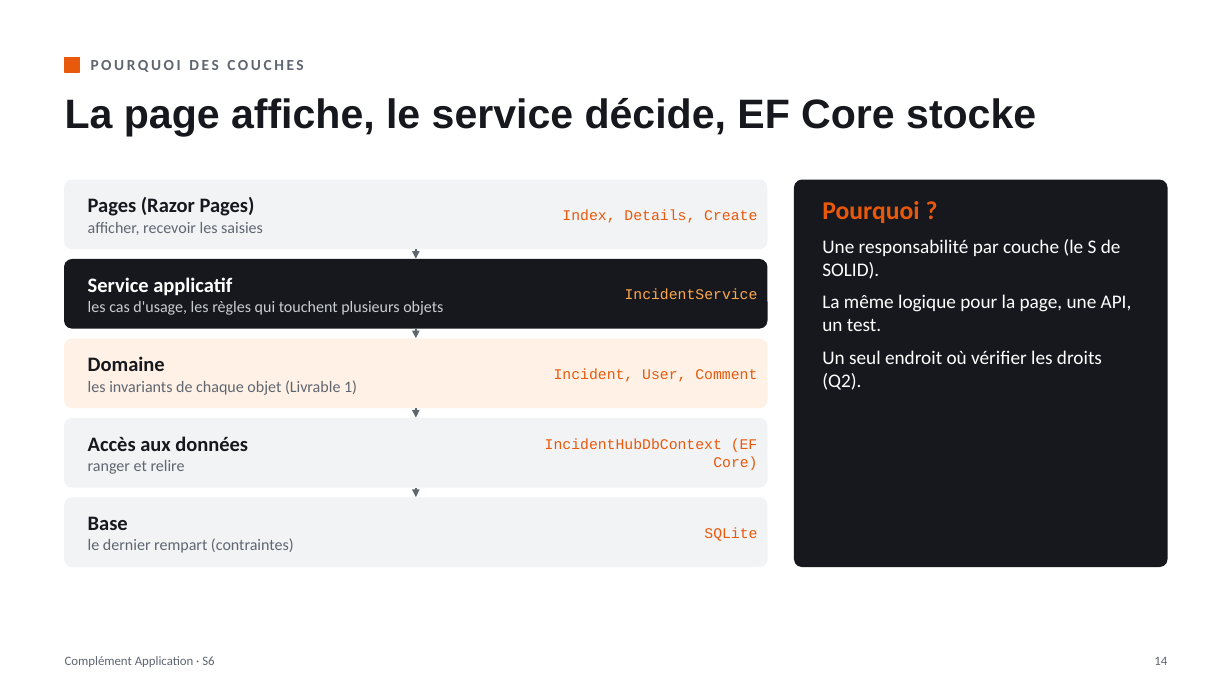
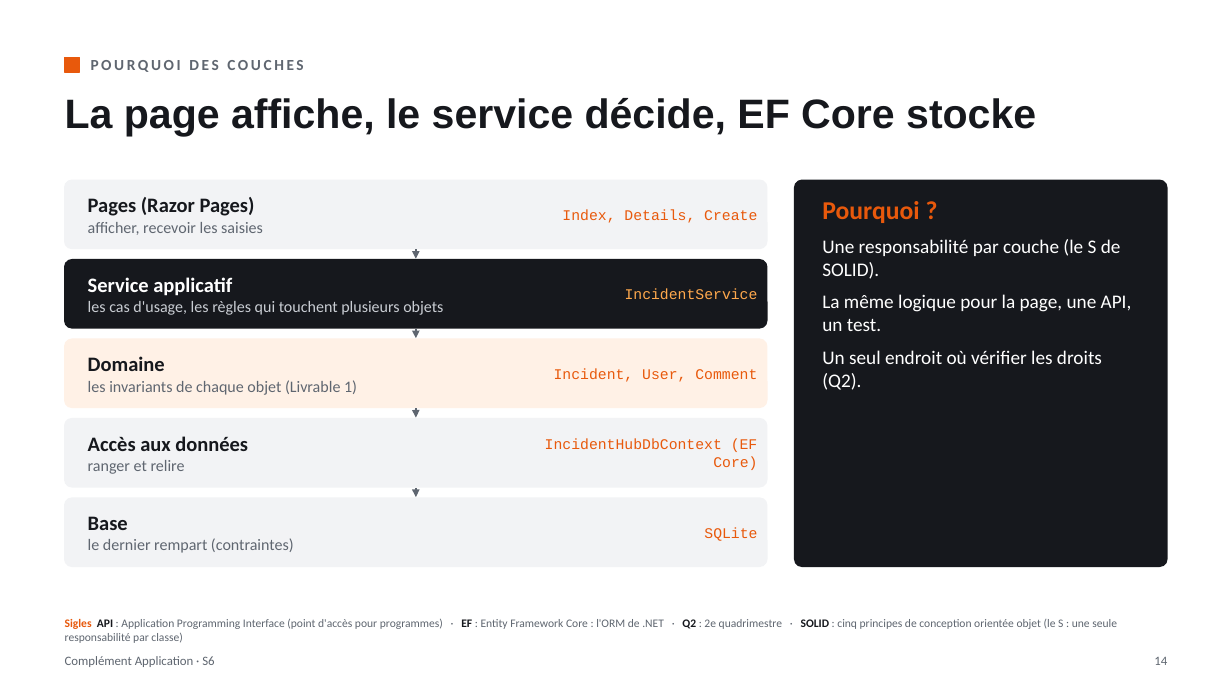
Before and after one commit to lle-condorcet/condorcet-2027, a slide deck: slide 14 of slides/LLE_CA_S06_EF_Core_en_couches.pptx. Drawn at 1232x693 pixels with LibreOffice and Linux fonts; fonts in the diff are those of the drawing. Boxes give left, top, right and bottom in pixels: in the first picture for what was removed or moved away, otherwise in the second. Text is boxed around its words. In the diff, an @@ line names an element or a change of style, - is before the commit and + after.

```diff
--- a/slides/LLE_CA_S06_EF_Core_en_couches.pptx
+++ b/slides/LLE_CA_S06_EF_Core_en_couches.pptx
@@ text added at bbox=[65, 619, 1117, 643], 9 pt, text #5F6670 @@
+Sigles API : Application Programming Interface (point d'accès pour programmes) · EF : Entity Framework Core : l'ORM de .NET · Q2 : 2e quadrimestre · SOLID : cinq principes de conception orientée objet (le S : une seule responsabilité par classe)
```
Also in this commit, not shown: 27 other slides changed, 1 other file.
